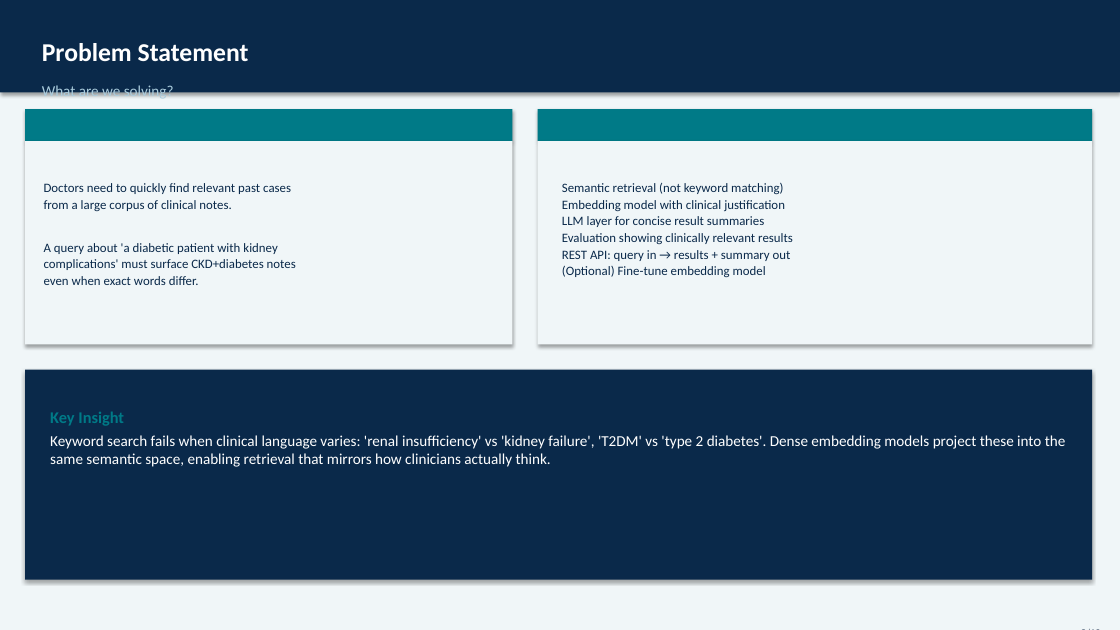
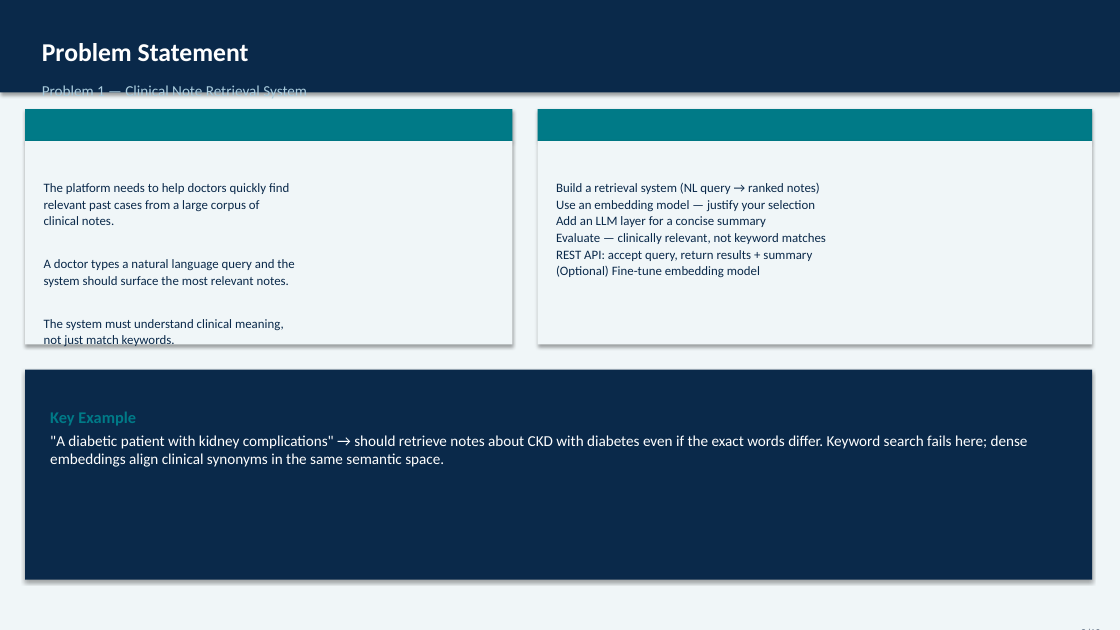
Before and after one commit to skunpoj/clinic, a slide deck: slide 2 of Clinical_Note_Retrieval_System.pptx. Drawn at 1120x630 pixels with LibreOffice and Linux fonts; fonts in the diff are those of the drawing. Boxes give left, top, right and bottom in pixels: in the first picture for what was removed or moved away, otherwise in the second. Text is boxed around its words. In the diff, an @@ line names an element or a change of style, - is before the commit and + after.

```diff
--- a/Clinical_Note_Retrieval_System.pptx
+++ b/Clinical_Note_Retrieval_System.pptx
@@ text at [42, 83, 307, 101]: text changed @@
-What are we solving?
+Problem 1 — Clinical Note Retrieval System
@@ text at [44, 183, 294, 347]: text changed @@
-Doctors need to quickly find relevant past cases
-from a large corpus of clinical notes.
-A query about 'a diabetic patient with kidney
-complications' must surface CKD+diabetes notes
-even when exact words differ.
+The platform needs to help doctors quickly find
+relevant past cases from a large corpus of
+clinical notes.
+A doctor types a natural language query and the
+system should surface the most relevant notes.
+The system must understand clinical meaning,
+not just match keywords.
@@ text at [556, 183, 826, 261]: text changed @@
-Semantic retrieval (not keyword matching)
-Embedding model with clinical justification
-LLM layer for concise result summaries
-Evaluation showing clinically relevant results
-REST API: query in → results + summary out
+Build a retrieval system (NL query → ranked notes)
+Use an embedding model — justify your selection
+Add an LLM layer for a concise summary
+Evaluate — clinically relevant, not keyword matches
+REST API: accept query, return results + summary
@@ text at [50, 412, 1028, 467]: text changed @@
-Key Insight
-Keyword search fails when clinical language varies: 'renal insufficiency' vs 'kidney failure', 'T2DM' vs 'type 2 diabetes'. Dense embedding models project these into the same semantic space, enabling retrieval that mirrors how clinicians actually think.
+Key Example
+"A diabetic patient with kidney complications" → should retrieve notes about CKD with diabetes even if the exact words differ. Keyword search fails here; dense embeddings align clinical synonyms in the same semantic space.
```
Also in this commit, not shown: 3 other files.
